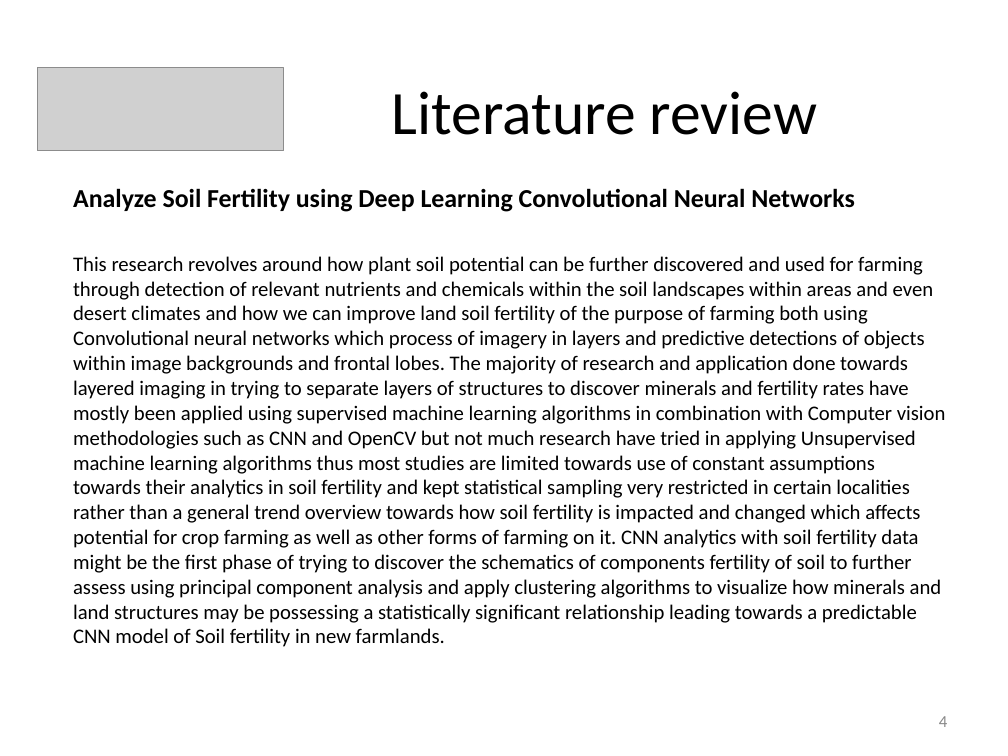
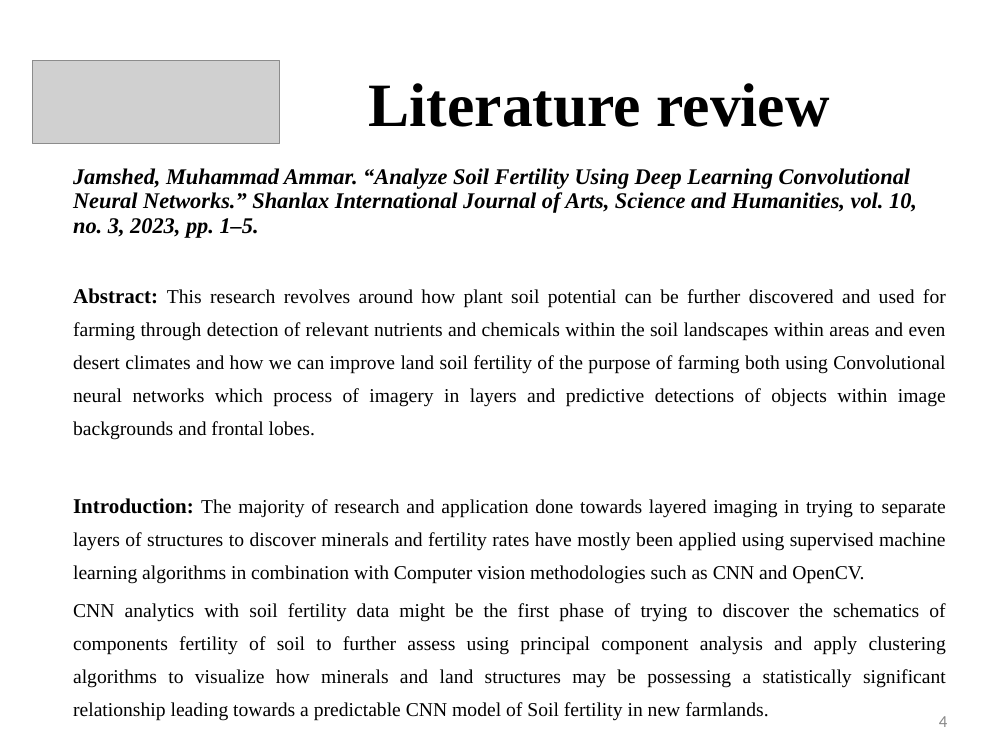
Before and after one commit to prakashy003/Soil-Analyzer, a slide deck: slide 4 of Documents/Review 1 ppt.pptx. Drawn at 1008x756 pixels with LibreOffice and Linux fonts; fonts in the diff are those of the drawing; grey boxes stand for pictures. Boxes give left, top, right and bottom in pixels: in the first picture for what was removed or moved away, otherwise in the second. Text is boxed around its words. In the diff, an @@ line names an element or a change of style, - is before the commit and + after.

```diff
--- a/Documents/Review 1 ppt.pptx
+++ b/Documents/Review 1 ppt.pptx
@@ title "Literature review": place and size @@
-title "Literature review" at [392, 91, 817, 135]
+title "Literature review" at [369, 83, 829, 127]
@@ title "Literature review" at [369, 83, 829, 127]: font Calibri to Times New Roman, bold on @@
@@ picture: place and size @@
-picture at [37, 68, 284, 151]
+picture at [33, 60, 280, 144]
@@ text at [73, 168, 946, 721]: text changed; size 14.8 to 14 pt; font Calibri to Times New Roman @@
-Analyze Soil Fertility using Deep Learning Convolutional Neural Networks
-This research revolves around how plant soil potential can be further discovered and used for farming through detection of relevant nutrients and chemicals within the soil landscapes within areas and even desert climates and how we can improve land soil fertility of the purpose of farming both using Convolutional neural networks which process of imagery in layers and predictive detections of objects within image backgrounds and frontal lobes. The majority of research and application done towards layered imaging in trying to separate layers of structures to discover minerals and fertility rates have mostly been applied using supervised machine learning algorithms in combination with Computer vision methodologies such as CNN and OpenCV but not much research have tried in applying Unsupervised machine learning algorithms thus most studies are limited towards use of constant assumptions towards their analytics in soil fertility and kept statistical sampling very restricted in certain localities rather than a general trend overview towards how soil fertility is impacted and changed which affects potential for crop farming as well as other forms of farming on it. CNN analytics with soil fertility data might be the first phase of trying to discover the schematics of components fertility of soil to further assess using principal component analysis and apply clustering algorithms to visualize how minerals and land structures may be possessing a statistically significant relationship leading towards a predictable CNN model of Soil fertility in new farmlands.
+Jamshed, Muhammad Ammar. “Analyze Soil Fertility Using Deep Learning Convolutional Neural Networks.” Shanlax International Journal of Arts, Science and Humanities, vol. 10, no. 3, 2023, pp. 1–5.
+Abstract: This research revolves around how plant soil potential can be further discovered and used for farming through detection of relevant nutrients and chemicals within the soil landscapes within areas and even desert climates and how we can improve land soil fertility of the purpose of farming both using Convolutional neural networks which process of imagery in layers and predictive detections of objects within image backgrounds and frontal lobes.
+Introduction: The majority of research and application done towards layered imaging in trying to separate layers of structures to discover minerals and fertility rates have mostly been applied using supervised machine learning algorithms in combination with Computer vision methodologies such as CNN and OpenCV.
+CNN analytics with soil fertility data might be the first phase of trying to discover the schematics of components fertility of soil to further assess using principal component analysis and apply clustering algorithms to visualize how minerals and land structures may be possessing a statistically significant relationship leading towards a predictable CNN model of Soil fertility in new farmlands.
```
Also in this commit, not shown: 14 other slides changed, 9 other files.
